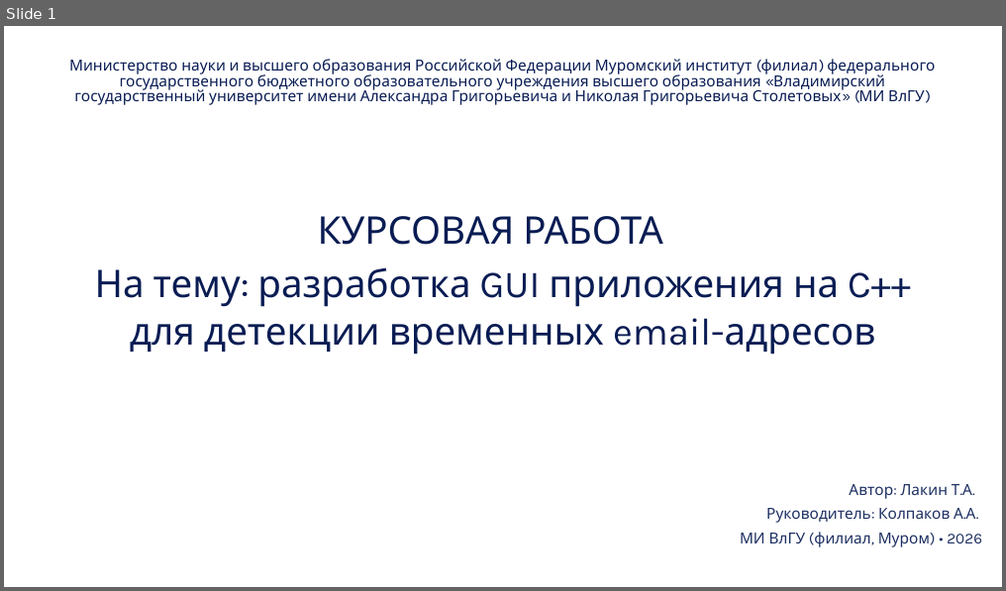
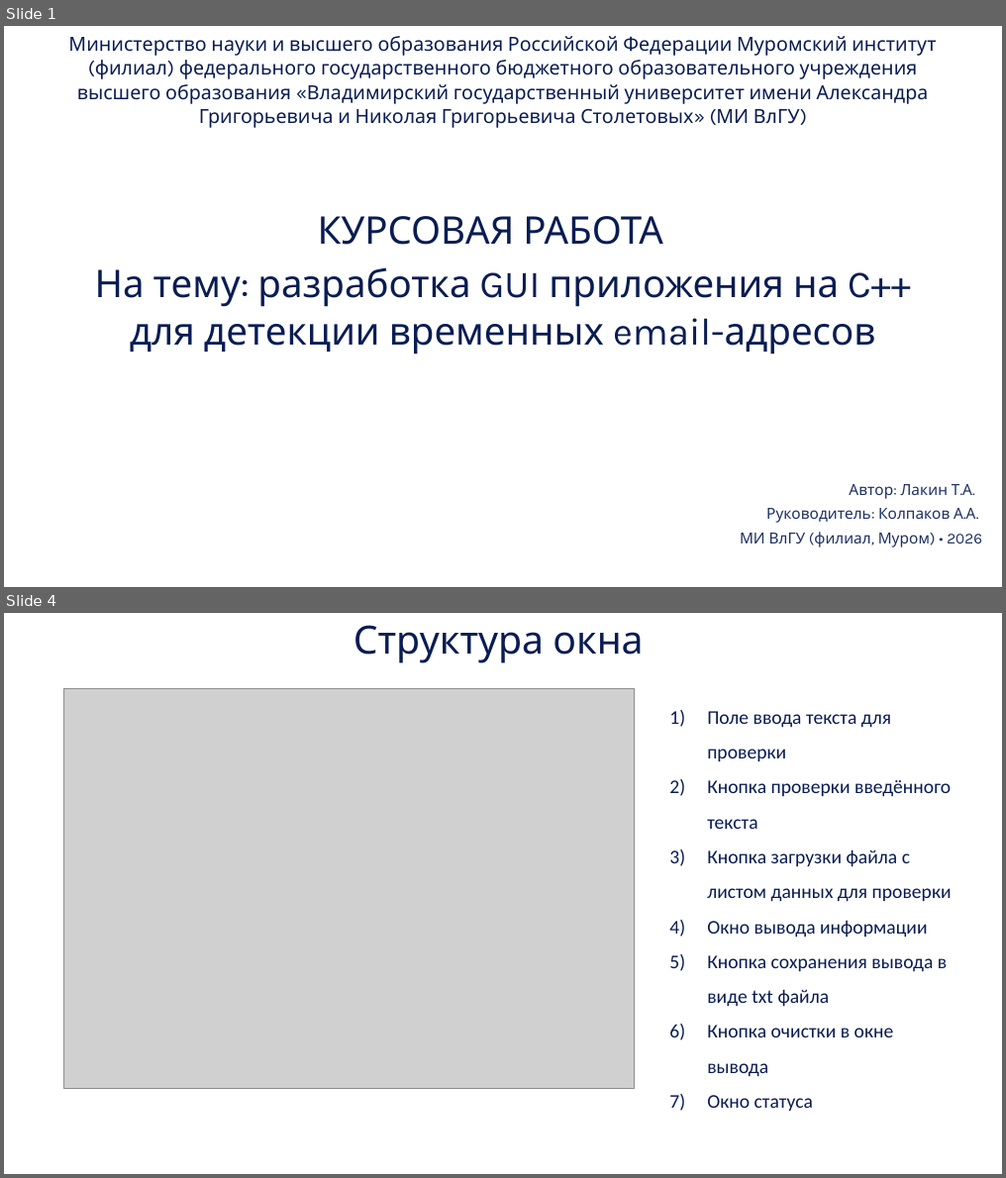
Before and after one commit to timzvorykin/TempMailChecker, a slide deck: Курсач презентация.pptx. Shown one above the other, each under a label of ours: slide 1 before the commit, slides 1 and 4 after it; the slides between them are not shown. The pictures are 1006x591 and 1006x1178 pixels, drawn with LibreOffice and Linux fonts; fonts in the diff are those of the drawing; grey boxes stand for pictures. Boxes give left, top, right and bottom in pixels: in the first picture for what was removed or moved away, otherwise in the second. Text is boxed around its words. In the diff, an @@ line names an element or a change of style, - is before the commit and + after.

```diff
--- a/Курсач презентация.pptx
+++ b/Курсач презентация.pptx
@@ slide 4 added at (4,613,1002,1174), background #FFFFFF @@
@@ text added at (353,625,643,663), 28 pt, text #091C53 @@
+Структура окна
@@ picture added at (63,688,635,1088) @@
@@ text added at (707,711,951,1111), 14 pt, text #091C53 @@
+1) Поле ввода текста для проверки
+2) Кнопка проверки введённого текста
+3) Кнопка загрузки файла с листом данных для проверки
+4) Окно вывода информации
+5) Кнопка сохранения вывода в виде txt файла
+6) Кнопка очистки в окне вывода
+7) Окно статуса
@@ slide 1 changed as well @@
@@ text "Министерство науки и высшего образования ...": place and size @@
-text "Министерство науки и высшего образования ..." at (69,59,935,105)
+text "Министерство науки и высшего образования ..." at (68,36,936,128)
@@ text "Министерство науки и высшего образования ..." at (68,36,936,128): size 11 to 14 pt; line spacing 0.84 to 1.04 @@
```
Also in this commit, not shown: 6 other slides changed, 1 other slide added.
